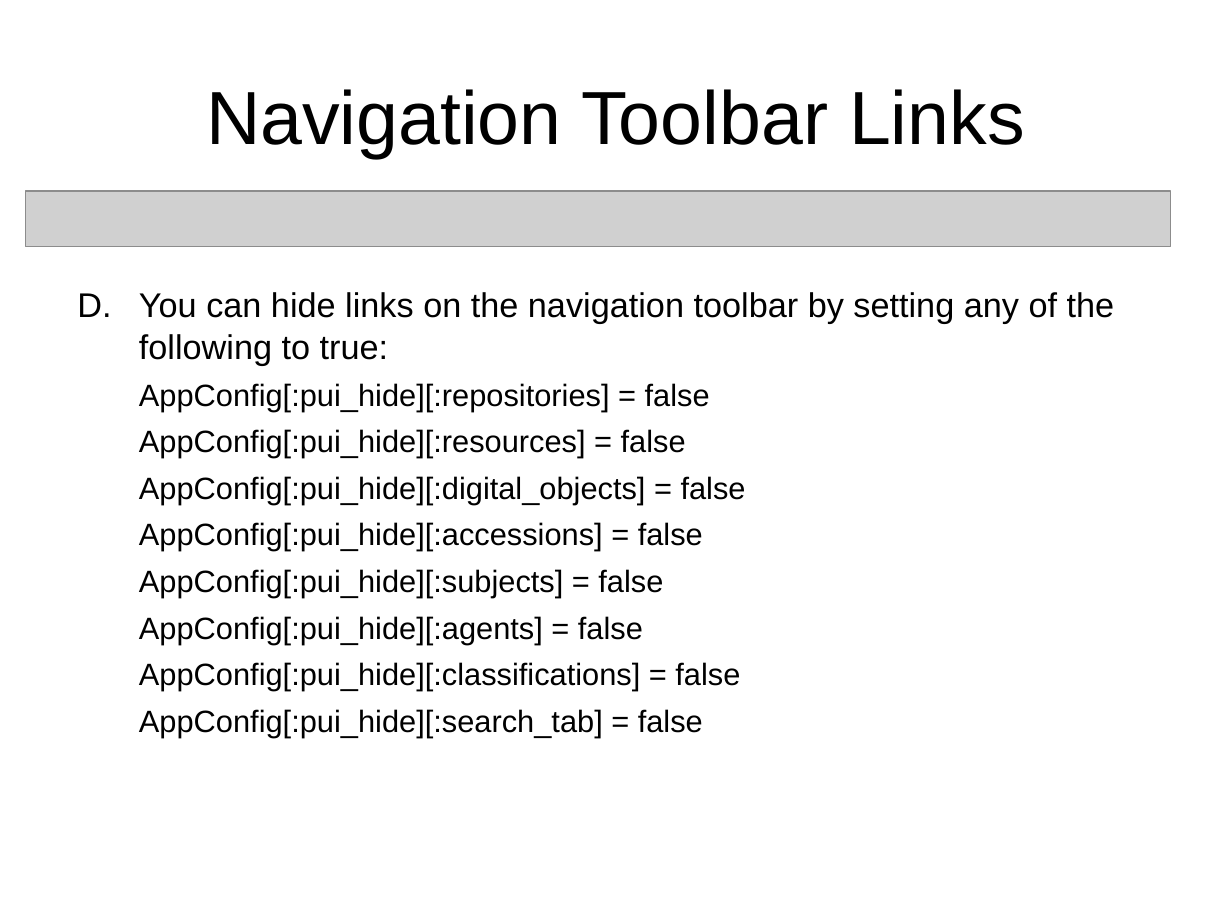
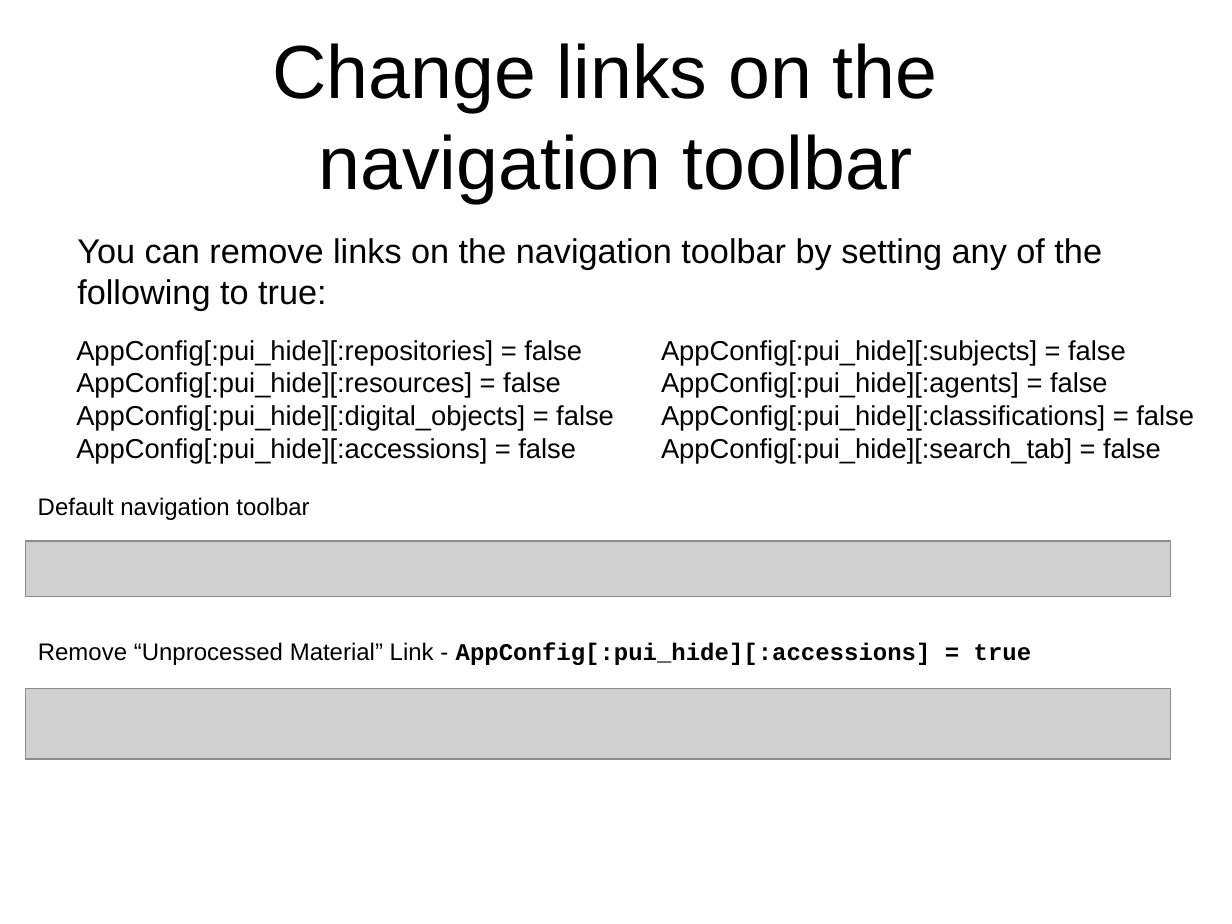
Before and after one commit to archivesspace/tech-docs, a slide deck: slide 9 of customization/customizing_PUI_examples/OnlineForumCustomizing.pptx (slide 6 before the commit). Drawn at 1232x924 pixels with LibreOffice and Linux fonts; fonts in the diff are those of the drawing; grey boxes stand for pictures; background and template pictures are left out. Boxes give left, top, right and bottom in pixels: in the first picture for what was removed or moved away, otherwise in the second. Text is boxed around its words. In the diff, an @@ line names an element or a change of style, - is before the commit and + after.

Commit message:
Update presentation with more example screenshots

```diff
--- a/customization/customizing_PUI_examples/OnlineForumCustomizing.pptx
+++ b/customization/customizing_PUI_examples/OnlineForumCustomizing.pptx
@@ title at (x1=272, y1=43, x2=938, y2=203): text changed @@
-Navigation Toolbar Links
+Change links on the
+navigation toolbar
@@ text at (x1=77, y1=238, x2=1102, y2=311): text changed; size 18 to 20 pt @@
-D. You can hide links on the navigation toolbar by setting any of the following to true:
-  AppConfig[:pui_hide][:repositories] = false
-  AppConfig[:pui_hide][:resources] = false
-  AppConfig[:pui_hide][:digital_objects] = false
-  AppConfig[:pui_hide][:accessions] = false
-  AppConfig[:pui_hide][:subjects] = false
-  AppConfig[:pui_hide][:agents] = false
-  AppConfig[:pui_hide][:classifications] = false
-  AppConfig[:pui_hide][:search_tab] = false
+You can remove links on the navigation toolbar by setting any of the following to true:
@@ text added at (x1=76, y1=340, x2=614, y2=464), 16 pt, text #000000 @@
+  AppConfig[:pui_hide][:repositories] = false
+  AppConfig[:pui_hide][:resources] = false
+  AppConfig[:pui_hide][:digital_objects] = false
+  AppConfig[:pui_hide][:accessions] = false
@@ text added at (x1=661, y1=340, x2=1194, y2=464), 16 pt, text #000000 @@
+  AppConfig[:pui_hide][:subjects] = false
+  AppConfig[:pui_hide][:agents] = false
+  AppConfig[:pui_hide][:classifications] = false
+  AppConfig[:pui_hide][:search_tab] = false
@@ text added at (x1=38, y1=497, x2=309, y2=520), 14 pt, text #000000 @@
+Default navigation toolbar
@@ picture moved from (x1=26, y1=191, x2=1170, y2=246) to (x1=26, y1=541, x2=1170, y2=596) @@
@@ text added at (x1=38, y1=642, x2=1032, y2=665), 14 pt, text #000000, bold @@
+Remove “Unprocessed Material” Link - AppConfig[:pui_hide][:accessions] = true
@@ picture added at (x1=26, y1=689, x2=1170, y2=759) @@
```
Also in this commit, not shown: 8 other slides changed, 5 slides added, 2 slides removed, 1 other file.
